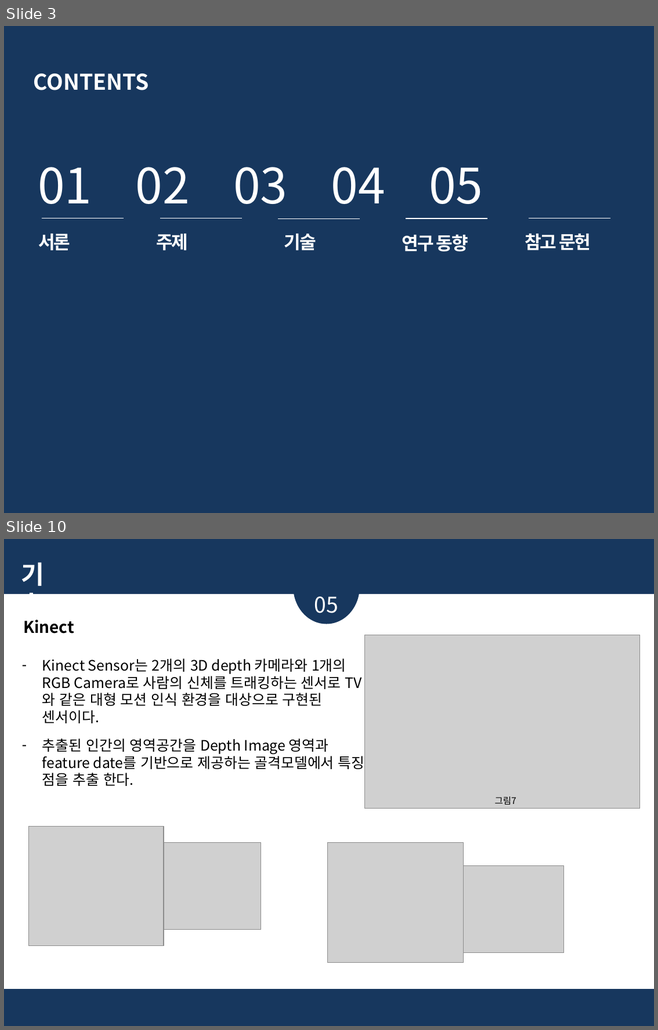
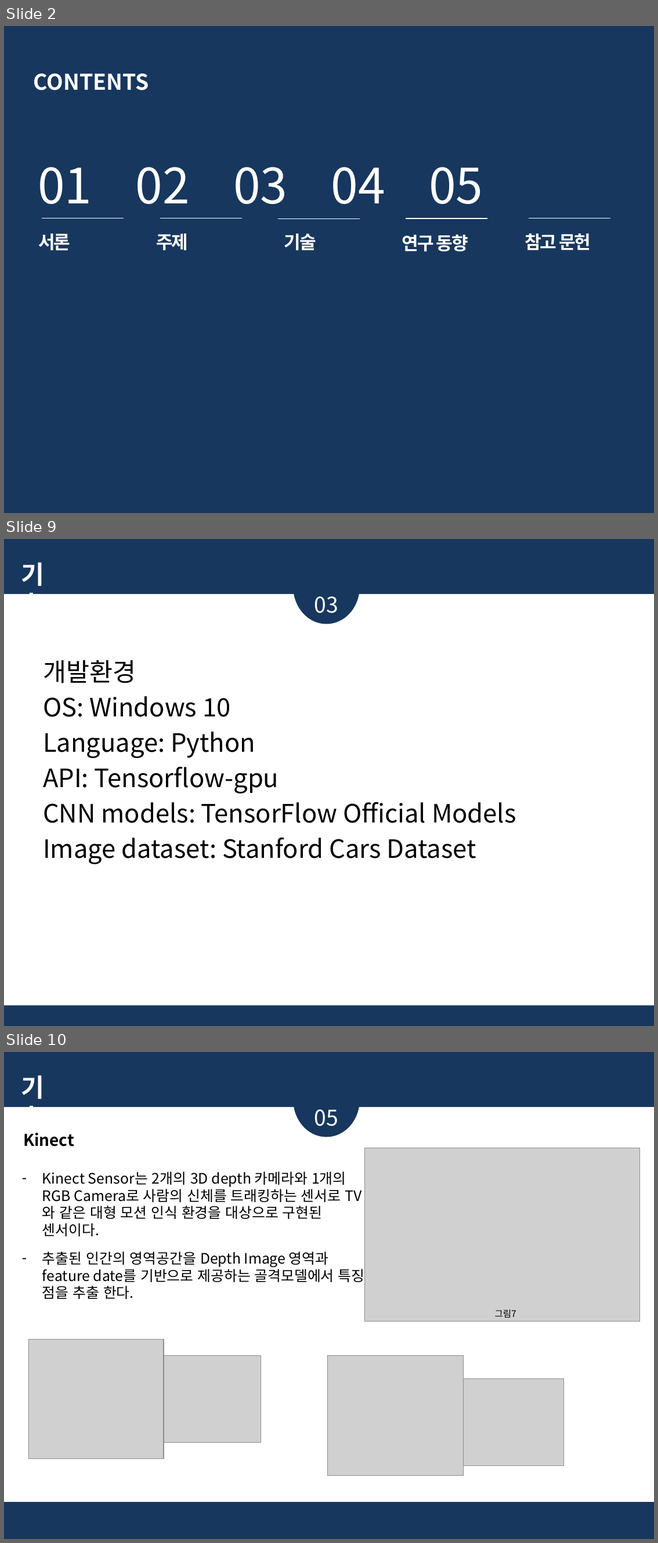
Before and after one commit to glad1470/2019_research, a slide deck: Doc/주제 선정 및 시장 조사_19.03.19/졸업논문 주제_임광효_김준영_2.pptx. Shown one above the other, each under a label of ours: slides 3 and 10 before the commit, slides 2, 9 and 10 after it; the slides between them are not shown. The pictures are 658x1030 and 658x1543 pixels, drawn with LibreOffice and Linux fonts; fonts in the diff are those of the drawing; grey boxes stand for pictures. Boxes give left, top, right and bottom in pixels: in the first picture for what was removed or moved away, otherwise in the second. Text is boxed around its words. In the diff, an @@ line names an element or a change of style, - is before the commit and + after.

```diff
--- a/Doc/주제 선정 및 시장 조사_19.03.19/졸업논문 주제_임광효_김준영_2.pptx
+++ b/Doc/주제 선정 및 시장 조사_19.03.19/졸업논문 주제_임광효_김준영_2.pptx
@@ slide 9 added at [4,539,654,1026], background #17375E @@
@@ ellipse added at [293,549,360,624], fill #17375E @@
@@ text added at [20,562,44,594], 28 pt, text #FFFFFF, bold @@
+기술
@@ rectangle added at [4,594,654,1006], fill #FFFFFF @@
@@ text added at [314,596,338,613], 24 pt, text #FFFFFF @@
+03
@@ text added at [43,660,516,864], 28 pt, text #000000 @@
+개발환경
+OS: Windows 10
+Language: Python
+API: Tensorflow-gpu
+CNN models: TensorFlow Official Models
+Image dataset: Stanford Cars Dataset
@@ what was slide 3 is now slide 2 @@
```
Also in this commit, not shown: 3 slides changed, 4 other slides added, 4 slides removed.
